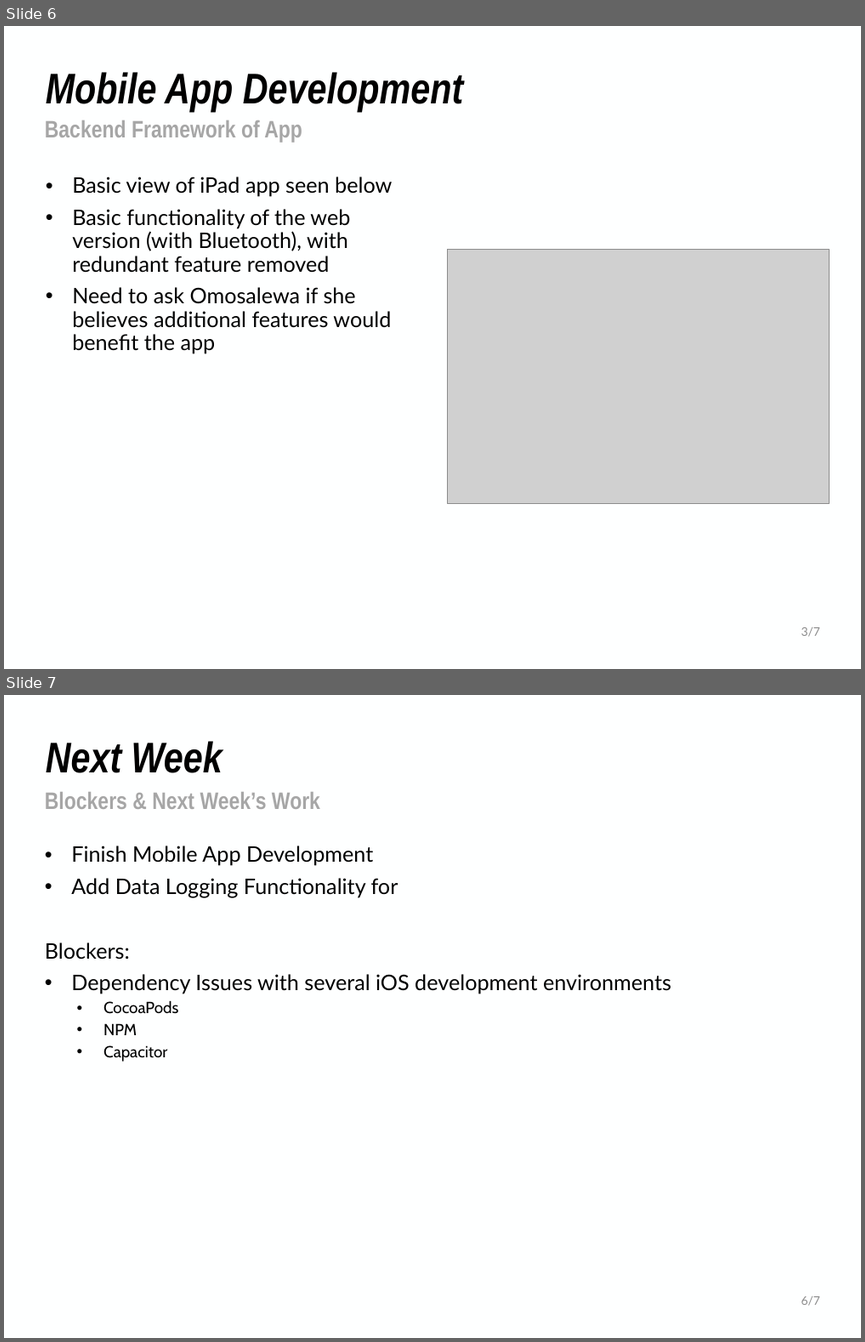
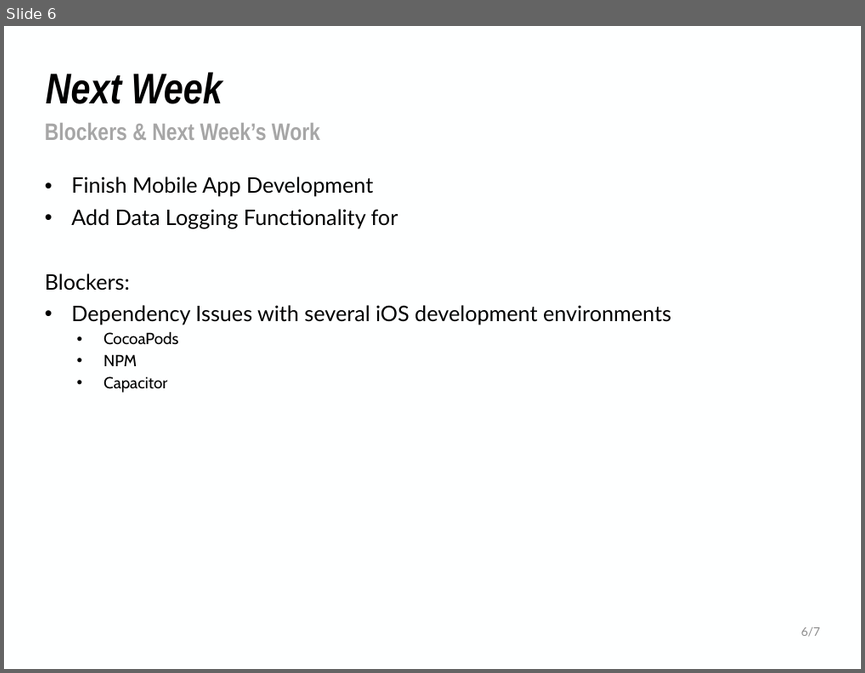
Before and after one commit to NHuang58/Biomedical_Device_PCB, a slide deck: Documentation/Slides/Week_13.pptx. Shown one above the other, each under a label of ours: slides 6 and 7 before the commit, slide 6 after it. The pictures are 865x1342 and 865x673 pixels, drawn with LibreOffice and Linux fonts; fonts in the diff are those of the drawing; grey boxes stand for pictures; background and template pictures are left out. Boxes give left, top, right and bottom in pixels: in the first picture for what was removed or moved away, otherwise in the second. Text is boxed around its words. In the diff, an @@ line names an element or a change of style, - is before the commit and + after.

```diff
--- a/Documentation/Slides/Week_13.pptx
+++ b/Documentation/Slides/Week_13.pptx
@@ slide 6 removed at [4, 26, 861, 669], background #FEFFFF @@
@@ title removed at [46, 72, 463, 112] @@
-Mobile App Development
@@ text removed at [45, 120, 302, 142] @@
-Backend Framework of App
@@ text removed at [72, 176, 392, 353] @@
-• Basic view of iPad app seen below
-• Basic functionality of the web version (with Bluetooth), with redundant feature removed
-• Need to ask Omosalewa if she believes additional features would benefit the app
@@ picture removed at [447, 249, 828, 503] @@
@@ text removed at [801, 627, 820, 636] @@
-3/7
@@ what was slide 7 is now slide 6 @@
```
Also in this commit, not shown: 3 slides changed, 2 slides added, 2 other slides removed, 2 other files.
